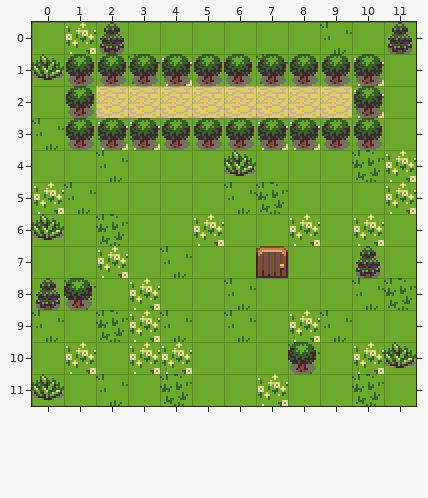
A Tiled map gets an edit: levels/00/level00.tmx. That is the earlier state.
Cells are 16x16 px. Shown: x 0..11, y 0..11.
The same view after the edit:
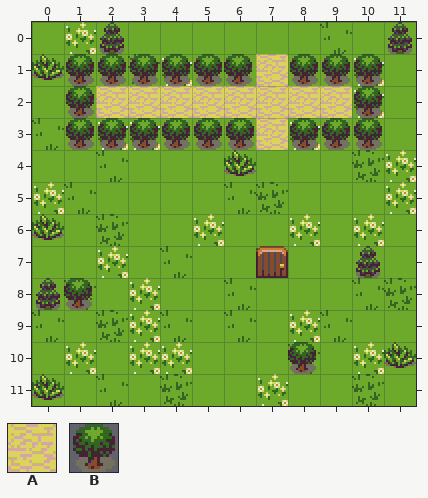
Key: from "basictiles": A 10, B 38.
_ is an empty cell.
Objects are placed by their top-left corner, in cells (3,4 is the top-left corner of cell 3,4); size is 1x1 cell unless given.
From old to new:
Layer "background1":
y 3: x 7 B -> _
Layer "objectsLevel":
added: A "road" at 7,1
added: A "road" at 7,3
Where, in picture pixels (left, top, right, bottom), the same in both pictures:
added: (256, 54, 288, 86)
changed: (256, 118, 288, 150)
